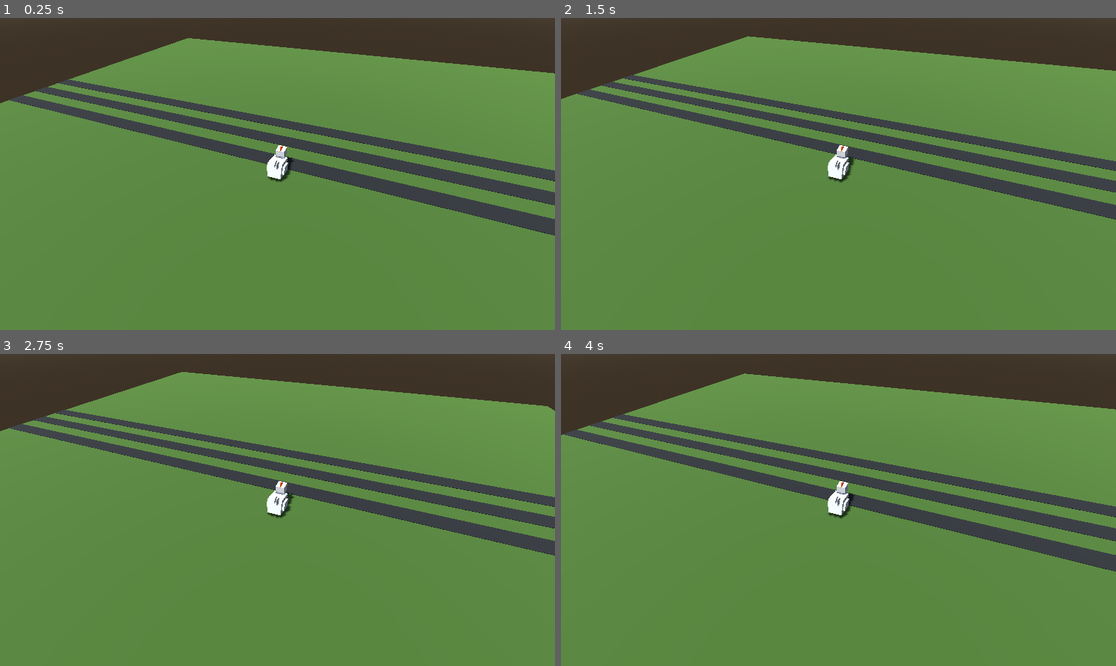
Above: before the commit, frames 1-4 (two rows, left to right).
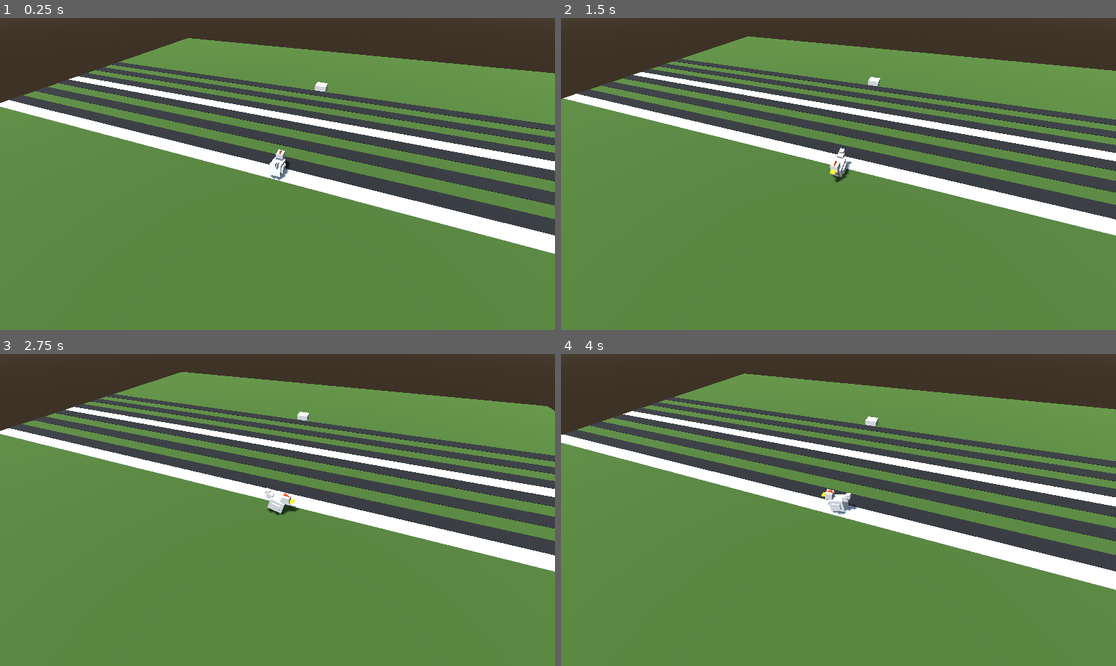
Above: after the commit, the same moments.

Repository: Wyatt-Hart/danger-xing
Game: Godot game, scene res://Main/Main.tscn
Same seed, same stepped clock (60 frames per second), same inputs: the game is played once before the commit and once after it.
Inputs:
- Up to frame 1 (0.25 s): no input
- Up to frame 2 (1.5 s): tap Enter at 0.5 s; hold D (move_right) 0.53-1.28 s; tap Space at 1.25 s; hold S (move_backward) from 1.28 s (still down)
- Up to frame 3 (2.75 s): tap Enter at 2 s; release S (move_backward) at 2.03 s; hold D (move_right) from 2.03 s (still down)
- Up to frame 4 (4 s): tap Space at 2.75 s; release D (move_right) at 2.78 s; hold W (move_forward) 2.78-3.53 s; tap Enter at 3.5 s; hold A (move_left) from 3.53 s (still down)

The runs differ from the first frame. In frame 1, 11% of the frame differs, in the area x 0-100%, y 14-76%; in frame 2, 10%; in frame 3, 10%; in frame 4, 11%, in the area x 0-100%, y 13-76%.

Commit message:
Added Goal class, collision and rotation of mesh when moving

Diff:
--- a/Code/Chicken/Chicken.gd
+++ b/Code/Chicken/Chicken.gd
@@ -1,18 +1,33 @@
-extends Node3D
+extends Area3D
 class_name Chicken
+
+@onready var mesh: Node3D = $Mesh
+
 
 
 # Called when the node enters the scene tree for the first time.
 func _ready() -> void:
-	pass # Replace with function body.
+	area_entered.connect(on_collision)
+
+func on_collision(area: Area3D):
+	if area is Goal:
+		print("Goal!!!!")
+
+	# ToDo: Add more collision types
+	#if area is Car:
+	#	print("Dead :(")
 
 
 func _process(delta: float) -> void:
 	if Input.is_action_just_pressed("move_left"):
 		position.x += 1
+		mesh.rotation_degrees.y = 90.0;
 	elif Input.is_action_just_pressed("move_right"):
 		position.x -= 1
+		mesh.rotation_degrees.y = -90.0;
 	elif Input.is_action_just_pressed("move_forward"):
 		position.z += 1
+		mesh.rotation_degrees.y = 0;
 	elif Input.is_action_just_pressed("move_backward"):
 		position.z -= 1
+		mesh.rotation_degrees.y = 180;
--- a/Code/Chicken/Chicken.tscn
+++ b/Code/Chicken/Chicken.tscn
@@ -1,6 +1,9 @@
 [gd_scene format=3 uid="uid://dp46nxm4qxs46"]
 
 [ext_resource type="Script" uid="uid://d2ylk5fblpau0" path="res://Chicken/Chicken.gd" id="1_13h8f"]
+
+[sub_resource type="BoxShape3D" id="BoxShape3D_13h8f"]
+size = Vector3(0.9, 0.9, 0.9)
 
 [sub_resource type="BoxMesh" id="BoxMesh_13h8f"]
 
@@ -10,40 +13,47 @@
 [sub_resource type="StandardMaterial3D" id="StandardMaterial3D_kahpe"]
 albedo_color = Color(0.91866046, 0.705592, 3.85046e-07, 1)
 
-[node name="Chicken" type="Node3D" unique_id=448137431]
+[node name="Chicken" type="Area3D" unique_id=1260961011]
 script = ExtResource("1_13h8f")
 
-[node name="Body" type="MeshInstance3D" parent="." unique_id=1413175171]
+[node name="CollisionShape3D" type="CollisionShape3D" parent="." unique_id=639933574]
+transform = Transform3D(1, 0, 0, 0, 1, 0, 0, 0, 1, 0, 0.25, 0)
+shape = SubResource("BoxShape3D_13h8f")
+
+[node name="Mesh" type="Node3D" parent="." unique_id=448137431]
+transform = Transform3D(0.8, 0, 0, 0, 0.8, 0, 0, 0, 0.8, 0, 0, 0)
+
+[node name="Body" type="MeshInstance3D" parent="Mesh" unique_id=1413175171]
 transform = Transform3D(0.75, 0, 0, 0, 0.82197016, -0.25468633, 0, 0.21648338, 0.96702373, 0, 0.05849552, -0.001706183)
 mesh = SubResource("BoxMesh_13h8f")
 
-[node name="L_Wing" type="MeshInstance3D" parent="." unique_id=1870232232]
+[node name="L_Wing" type="MeshInstance3D" parent="Mesh" unique_id=1870232232]
 transform = Transform3D(0.152, 0, 0, 0, 0.43516067, -0.1528118, 0, 0.11460885, 0.58021426, 0.41268885, 0.05849552, -0.001706183)
 mesh = SubResource("BoxMesh_13h8f")
 
-[node name="R_Wing" type="MeshInstance3D" parent="." unique_id=175227473]
+[node name="R_Wing" type="MeshInstance3D" parent="Mesh" unique_id=175227473]
 transform = Transform3D(0.152, 0, 0, 0, 0.43516067, -0.1528118, 0, 0.11460885, 0.58021426, -0.413, 0.058, -0.002)
 mesh = SubResource("BoxMesh_13h8f")
 
-[node name="Head" type="MeshInstance3D" parent="." unique_id=1336411973]
+[node name="Head" type="MeshInstance3D" parent="Mesh" unique_id=1336411973]
 transform = Transform3D(0.469, 0, 0, 0, 0.49, 0, 0, 0, 0.5, 0, 0.5846346, 0.6163802)
 mesh = SubResource("BoxMesh_13h8f")
 
-[node name="Comb" type="MeshInstance3D" parent="." unique_id=778940233]
+[node name="Comb" type="MeshInstance3D" parent="Mesh" unique_id=778940233]
 transform = Transform3D(0.056654453, 0, 0, 0, 0.21482971, 0.234834, 0, -0.35580426, 0.14178951, 0, 0.80409986, 0.6098012)
 material_override = SubResource("StandardMaterial3D_nv08f")
 mesh = SubResource("BoxMesh_13h8f")
 
-[node name="Beak" type="MeshInstance3D" parent="." unique_id=466489080]
+[node name="Beak" type="MeshInstance3D" parent="Mesh" unique_id=466489080]
 transform = Transform3D(0.3363267, 0, 0, 0, 0.10048543, -0.023683382, 0, 0.008282594, 0.28732964, 0, 0.5017354, 0.99303174)
 material_override = SubResource("StandardMaterial3D_kahpe")
 mesh = SubResource("BoxMesh_13h8f")
 
-[node name="Tail1" type="MeshInstance3D" parent="." unique_id=847582707]
+[node name="Tail1" type="MeshInstance3D" parent="Mesh" unique_id=847582707]
 transform = Transform3D(0.4, 0, 0, 0, 0.3384583, -0.10187453, 0, 0.089140214, 0.3868095, 0, 0.62391436, -0.49300855)
 mesh = SubResource("BoxMesh_13h8f")
 
-[node name="Tail2" type="MeshInstance3D" parent="." unique_id=1451650917]
+[node name="Tail2" type="MeshInstance3D" parent="Mesh" unique_id=1451650917]
 transform = Transform3D(0.3, 0, 0, 0, 0.24175593, -0.0764059, 0, 0.06367158, 0.29010713, 0, 0.87147737, -0.6657765)
 mesh = SubResource("BoxMesh_13h8f")
 
--- /dev/null
+++ b/Code/Goal/Goal.gd
@@ -0,0 +1,2 @@
+extends Area3D
+class_name Goal
--- /dev/null
+++ b/Code/Goal/Goal.tscn
@@ -0,0 +1,17 @@
+[gd_scene format=3 uid="uid://c4v0peqkg130j"]
+
+[ext_resource type="Script" uid="uid://0yhi8snlp42x" path="res://Goal/Goal.gd" id="1_prjlw"]
+
+[sub_resource type="BoxMesh" id="BoxMesh_6aewd"]
+
+[sub_resource type="BoxShape3D" id="BoxShape3D_prjlw"]
+
+[node name="Goal" type="Area3D" unique_id=1166665767]
+script = ExtResource("1_prjlw")
+
+[node name="Mesh" type="MeshInstance3D" parent="." unique_id=1409772960]
+mesh = SubResource("BoxMesh_6aewd")
+skeleton = NodePath("../..")
+
+[node name="CollisionShape3D" type="CollisionShape3D" parent="." unique_id=1745735277]
+shape = SubResource("BoxShape3D_prjlw")
--- a/Code/Main/Main.tscn
+++ b/Code/Main/Main.tscn
@@ -2,6 +2,7 @@
 
 [ext_resource type="Script" uid="uid://ckplnjj5kkyta" path="res://Main/Main.gd" id="1_lxy7q"]
 [ext_resource type="PackedScene" uid="uid://dp46nxm4qxs46" path="res://Chicken/Chicken.tscn" id="2_83ytx"]
+[ext_resource type="PackedScene" uid="uid://c4v0peqkg130j" path="res://Goal/Goal.tscn" id="3_amygn"]
 
 [sub_resource type="ProceduralSkyMaterial" id="ProceduralSkyMaterial_83ytx"]
 sky_horizon_color = Color(0.66224277, 0.6717428, 0.6867428, 1)
@@ -24,6 +25,9 @@
 albedo_color = Color(0.076041035, 0.076041035, 0.076041035, 1)
 
 [sub_resource type="BoxMesh" id="BoxMesh_amygn"]
+
+[sub_resource type="BoxMesh" id="BoxMesh_83ytx"]
+size = Vector3(50, 0.13, 1)
 
 [node name="Main" type="Node" unique_id=1391425956]
 script = ExtResource("1_lxy7q")
@@ -57,3 +61,28 @@
 transform = Transform3D(50, 0, 0, 0, 0.15, 0, 0, 0, 1, 0, 0, 5)
 material_override = SubResource("StandardMaterial3D_83ytx")
 mesh = SubResource("BoxMesh_amygn")
+
+[node name="Road4" type="MeshInstance3D" parent="." unique_id=339582056]
+transform = Transform3D(50, 0, 0, 0, 0.15, 0, 0, 0, 1, 0, 0, 7)
+material_override = SubResource("StandardMaterial3D_83ytx")
+mesh = SubResource("BoxMesh_amygn")
+
+[node name="Road5" type="MeshInstance3D" parent="." unique_id=650879961]
+transform = Transform3D(50, 0, 0, 0, 0.15, 0, 0, 0, 1, 0, 0, 9)
+material_override = SubResource("StandardMaterial3D_83ytx")
+mesh = SubResource("BoxMesh_amygn")
+
+[node name="Road6" type="MeshInstance3D" parent="." unique_id=1302608050]
+transform = Transform3D(50, 0, 0, 0, 0.15, 0, 0, 0, 1, 0, 0, 11)
+material_override = SubResource("StandardMaterial3D_83ytx")
+mesh = SubResource("BoxMesh_amygn")
+
+[node name="SafeZone" type="MeshInstance3D" parent="." unique_id=2004212714]
+mesh = SubResource("BoxMesh_83ytx")
+
+[node name="SafeZone2" type="MeshInstance3D" parent="." unique_id=1147209365]
+transform = Transform3D(1, 0, 0, 0, 1, 0, 0, 0, 1, 0, 0, 6)
+mesh = SubResource("BoxMesh_83ytx")
+
+[node name="Goal" parent="." unique_id=1166665767 instance=ExtResource("3_amygn")]
+transform = Transform3D(1, 0, 0, 0, 1, 0, 0, 0, 1, 0, 0, 12)
Not shown, added: Code/Goal/Goal.gd.uid
Not shown, changed: Code/gdd.md
